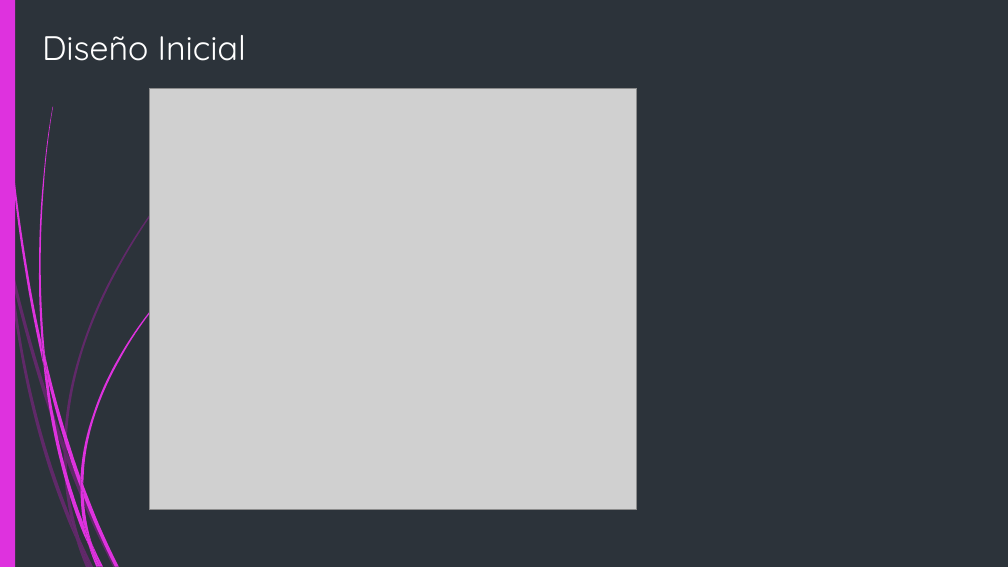
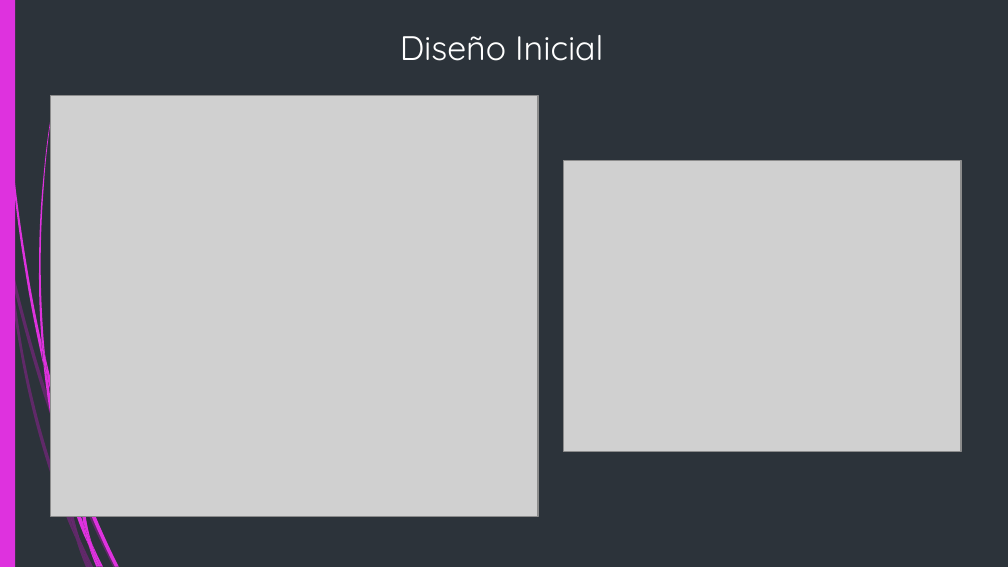
Before and after one commit to G4BOs/PyGDelicias, a slide deck: slide 7 of Presentacion/Presentación - Proyecto Final (1).pptx. Drawn at 1008x567 pixels with LibreOffice and Linux fonts; fonts in the diff are those of the drawing; grey boxes stand for pictures. Boxes give left, top, right and bottom in pixels: in the first picture for what was removed or moved away, otherwise in the second. Text is boxed around its words. In the diff, an @@ line names an element or a change of style, - is before the commit and + after.

```diff
--- a/Presentacion/Presentación - Proyecto Final (1).pptx
+++ b/Presentacion/Presentación - Proyecto Final (1).pptx
@@ title "Diseño Inicial" at [400, 35, 603, 61]: alignment left to centre @@
@@ picture: place and size @@
-picture at [149, 89, 636, 510]
+picture at [50, 95, 537, 516]
@@ freeform shape removed at [65, 116, 236, 451] @@
@@ picture added at [563, 160, 962, 452] @@
@@ freeform shape removed at [81, 260, 198, 485] @@
@@ freeform shape removed at [64, 444, 67, 462] @@
@@ freeform shape removed at [81, 477, 84, 496] @@
```
Also in this commit, not shown: 5 other slides changed, 2 slides added.
